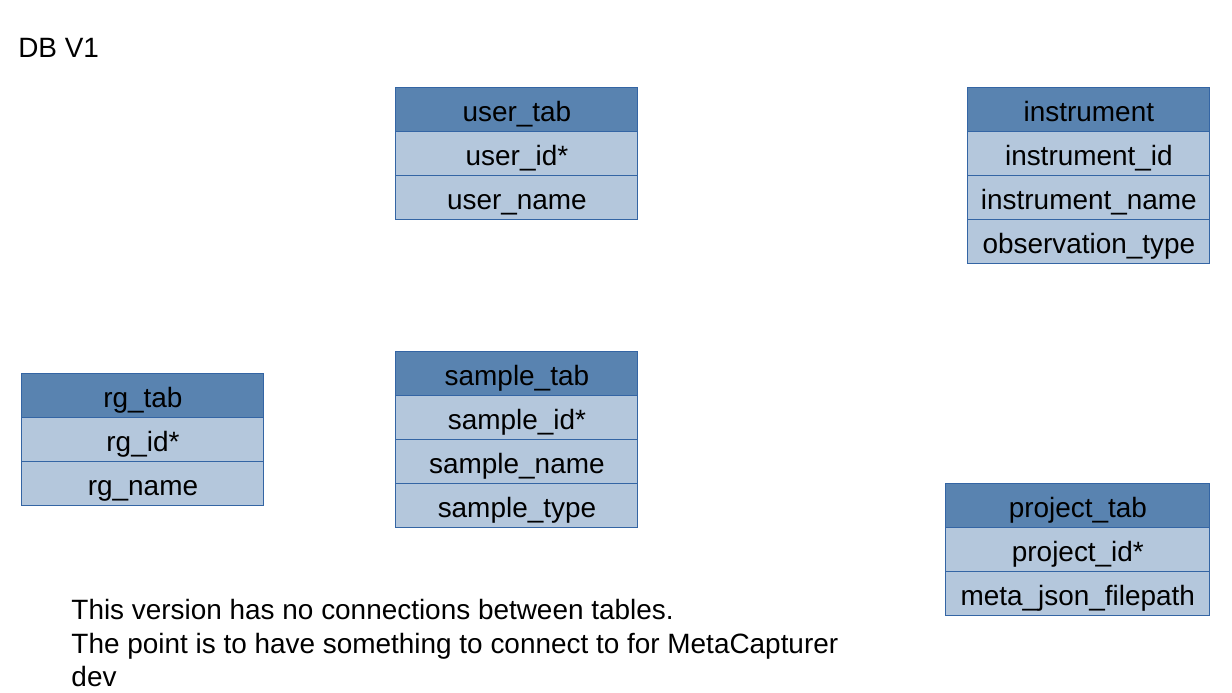
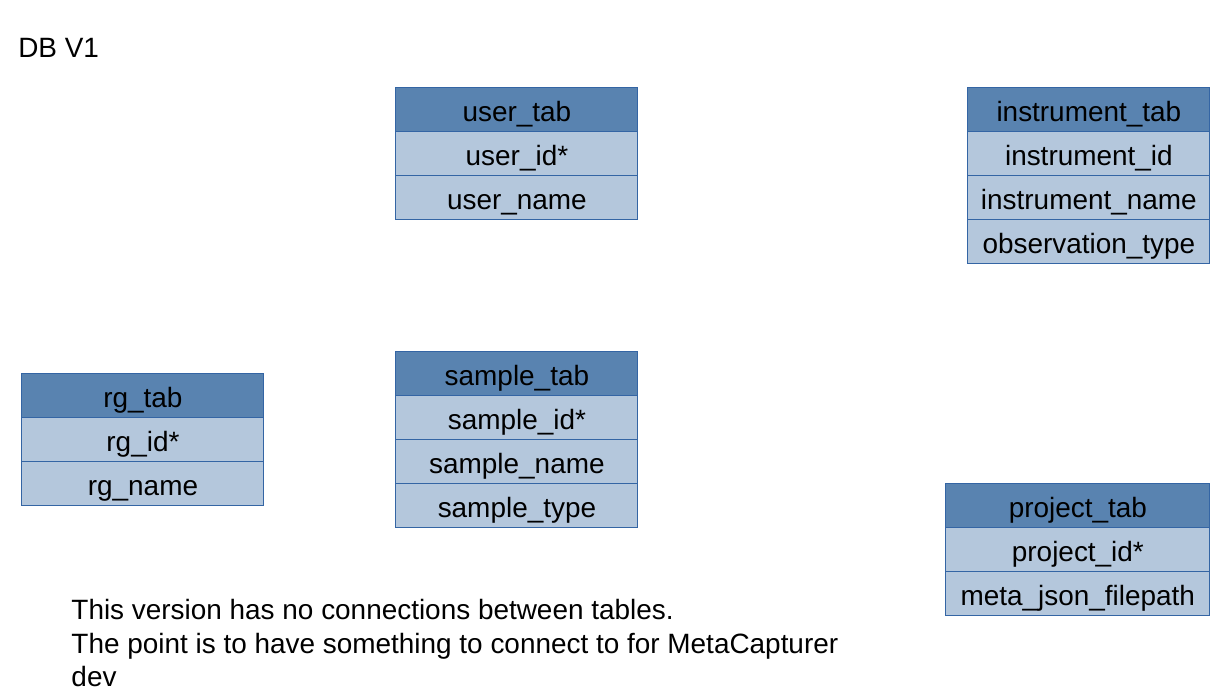
Before and after one commit to pete-jacobsson/roc_pyqt_lims, a slide deck: slide 2 of project_schematics.pptx. Drawn at 1232x693 pixels with LibreOffice and Linux fonts; fonts in the diff are those of the drawing. Boxes give left, top, right and bottom in pixels: in the first picture for what was removed or moved away, otherwise in the second. Text is boxed around its words. In the diff, an @@ line names an element or a change of style, - is before the commit and + after.

```diff
--- a/project_schematics.pptx
+++ b/project_schematics.pptx
@@ text in rectangle at (997, 100, 1182, 126): text changed @@
-instrument
+instrument_tab
```
Also in this commit, not shown: 7 other files.
